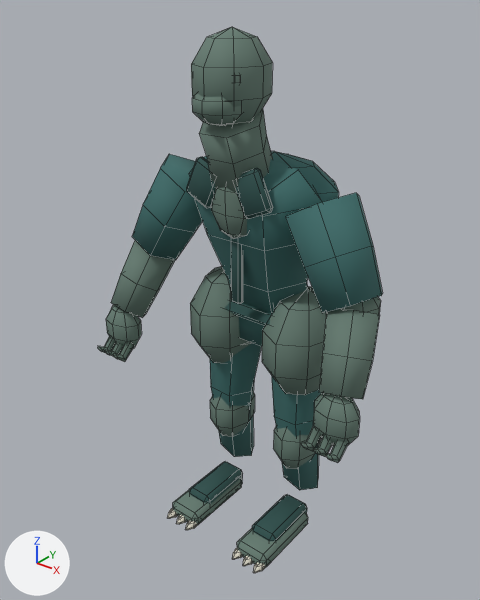
Before and after pictures for a commit that changed the FBX model Assets/_Project/Art/Characters/Leaper/Leaper.fbx.
Both versions are drawn from a 50 mm camera at (1.402, -1.948, 2.192) aimed at (-0.041, -0.144, 1.073). Lighting does not change. The marker at lower left points along +X, +Y and +Z. The picture after the commit comes second. Mesh edges are drawn as thin lines. Vertices at exactly the same position are counted once.

The first picture shows 'Leaper_Body'.
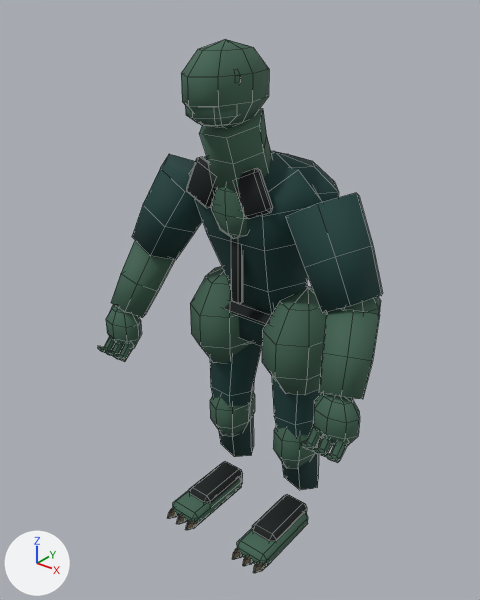
Where the change shows, as pixel boxes (x1, y1, x2, y2) in the pictures (480 x 600 px; the box of a moved part takes in the faces that stretch with it):
'Leaper_Body', reshaped: before (97, 27, 383, 573); after (97, 39, 383, 573)
part 1 of me_hips, moved or reshaped: before (191, 27, 273, 126); after (181, 39, 269, 128)
part 2 of me_hips, moved or reshaped: before (192, 93, 243, 126); after (185, 105, 239, 126)
part 3 of me_hips, recoloured: (132, 151, 383, 490) in both
part 4 of me_hips, recoloured: (187, 157, 307, 542) in both
part 5 of me_hips, recoloured: before (97, 27, 381, 567); after (97, 39, 381, 567)
part 6 of me_hips, recoloured: (167, 508, 265, 573) in both

Patch to the scene script:
```diff
--- a/Assets/_Project/Art/Characters/Leaper/Leaper.fbx.py
+++ b/Assets/_Project/Art/Characters/Leaper/Leaper.fbx.py
@@ img_leaper_palette_png @@
+img_leaper_palette_png = load_image('Leaper_Palette.png', '_unpacked/Leaper_Palette.png', 64, 64, 'sRGB')
@@ mat_leaper___unified_palette @@
+mat_leaper___unified_palette = principled_material('Leaper - unified palette')
+mat_leaper___unified_palette.texture = img_leaper_palette_png
+mat_leaper___unified_palette.roughness = 0.83
@@ me_hips @@
 # used by ob_leaper_body; location = (0.0, 0.0, 0.0)
-me_hips.from_pydata(...)  # 1086 vertices, 1150 faces; spans x -0.6..0.6, y -0.44..0.18, z 0.02..2.05
-me_hips.materials.append(mat_mouth)  # dark grey #3c3530
+me_hips.from_pydata(...)  # 1086 vertices, 1150 faces; spans x -0.6..0.6, y -0.44..0.18, z 0.02..2.02
+# me_hips part 1: the loose piece of 34 vertices spanning x -0.12..0.12, y -0.37..-0.1, z 1.75..2.05 is scaled about its middle by (0.86, 1.3, 0.88), then moved by (0.0, -0.03, -0.01)
+# me_hips part 2: the loose piece of 34 vertices spanning x -0.09..0.09, y -0.38..-0.22, z 1.76..1.9 is scaled about its middle by (0.94, 1.34, 0.84), then moved by (0.0, -0.01, -0.01)
+# me_hips part 3: 160 faces spanning x -0.55..0.55, y -0.26..0.15, z 0.16..1.64 switch from mat_cloth__0_043__0_151__0_144 (dark cyan #3a6c6a) to mat_leaper___unified_palette (picture img_leaper_palette_png)
+# me_hips part 4: 148 faces spanning x -0.24..0.24, y -0.28..0.13, z 0.03..1.64 switch from mat_trim__0_022__0_079__0_072 (dark cyan #294f4c) to mat_leaper___unified_palette (picture img_leaper_palette_png)
+# me_hips part 5: 618 faces spanning x -0.6..0.6, y -0.44..0.18, z 0.02..2.02 switch from mat_skin__0_13__0_202__0_166 (greyish green #657c71) to mat_leaper___unified_palette (picture img_leaper_palette_png)
+# me_hips part 6: 144 faces spanning x -0.26..0.26, y -0.41..-0.29, z 0.02..0.07 switch from mat_bone (pale yellow #ddd8c8) to mat_leaper___unified_palette (picture img_leaper_palette_png)
```
